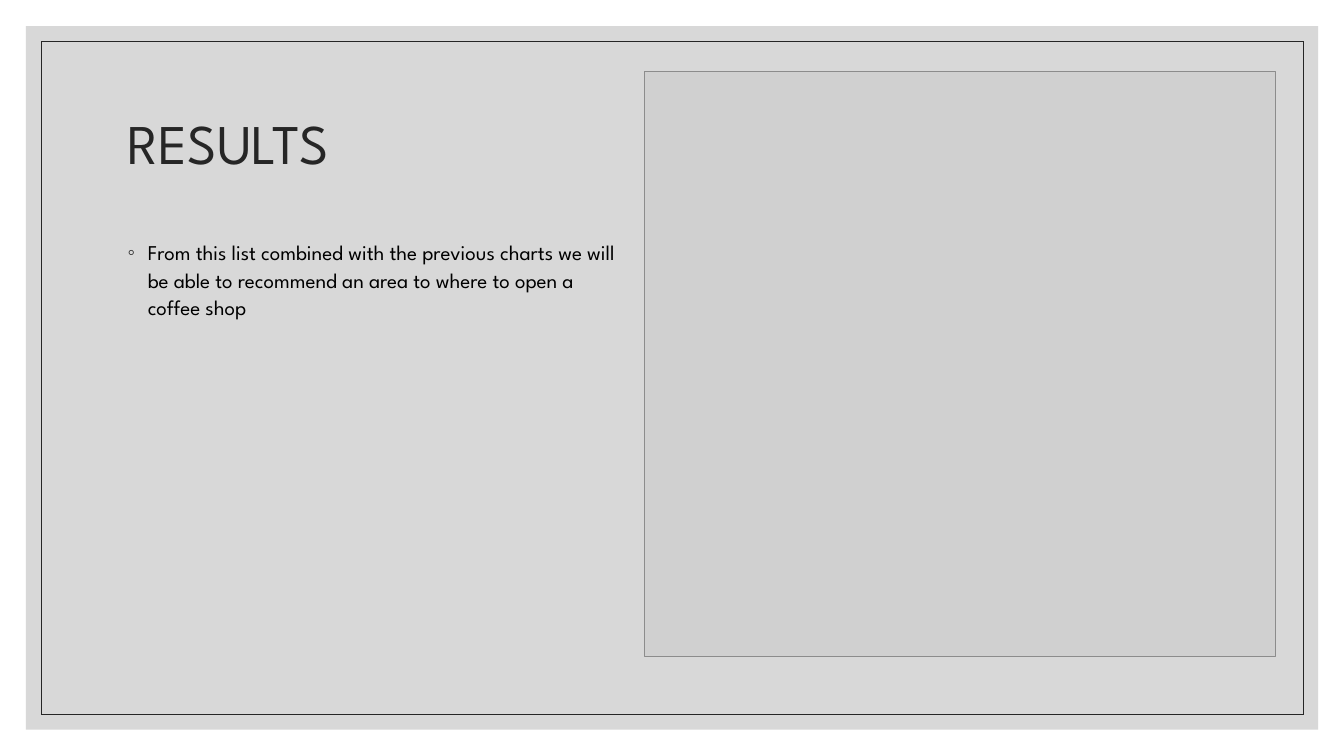
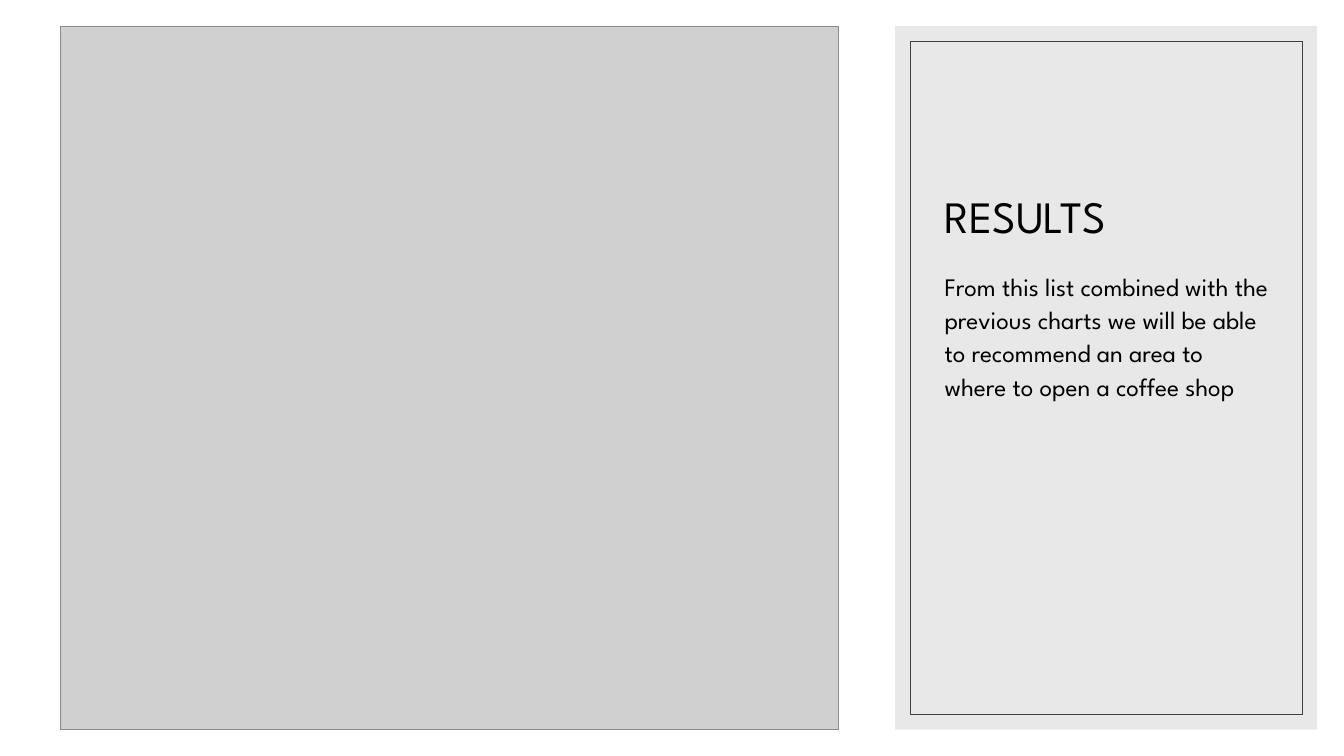
Before and after one commit to TeddyMoose/IBMCapStoneProject, a slide deck: slide 10 of Power Point IBM datascience.pptx (slide 9 before the commit). Drawn at 1344x756 pixels with LibreOffice and Linux fonts; fonts in the diff are those of the drawing; grey boxes stand for pictures. Boxes give left, top, right and bottom in pixels: in the first picture for what was removed or moved away, otherwise in the second. Text is boxed around its words. In the diff, an @@ line names an element or a change of style, - is before the commit and + after.

```diff
--- a/Power Point IBM datascience.pptx
+++ b/Power Point IBM datascience.pptx
@@ rectangle removed at box(26, 26, 1319, 730) @@
@@ picture added at box(60, 26, 838, 730) @@
@@ rectangle added at box(895, 26, 1317, 730), fill #D9D9D9 at 60% opacity @@
@@ rectangle removed at box(41, 41, 1304, 715) @@
@@ rectangle added at box(910, 41, 1303, 715), outline #404040 0.5 pt @@
@@ picture removed at box(644, 72, 1275, 656) @@
@@ title "RESULTS": place and size @@
-title "RESULTS" at box(128, 126, 330, 165)
+title "RESULTS" at box(945, 203, 1106, 234)
@@ title "RESULTS" at box(945, 203, 1106, 234): size 40 to 32 pt, text colour #262626 to #000000; line spacing 0.9 to 1; vertical alignment middle to bottom @@
@@ text "From this list combined with ...": place and size @@
-text "From this list combined with ..." at box(148, 245, 614, 320)
+text "From this list combined with ..." at box(945, 278, 1268, 402)
@@ text "From this list combined with ..." at box(945, 278, 1268, 402): size 15 to 18 pt; bullet ◦ to none; less space between paragraphs @@
```
Also in this commit, not shown: 2 other slides changed, 1 slide added, 4 other files.
